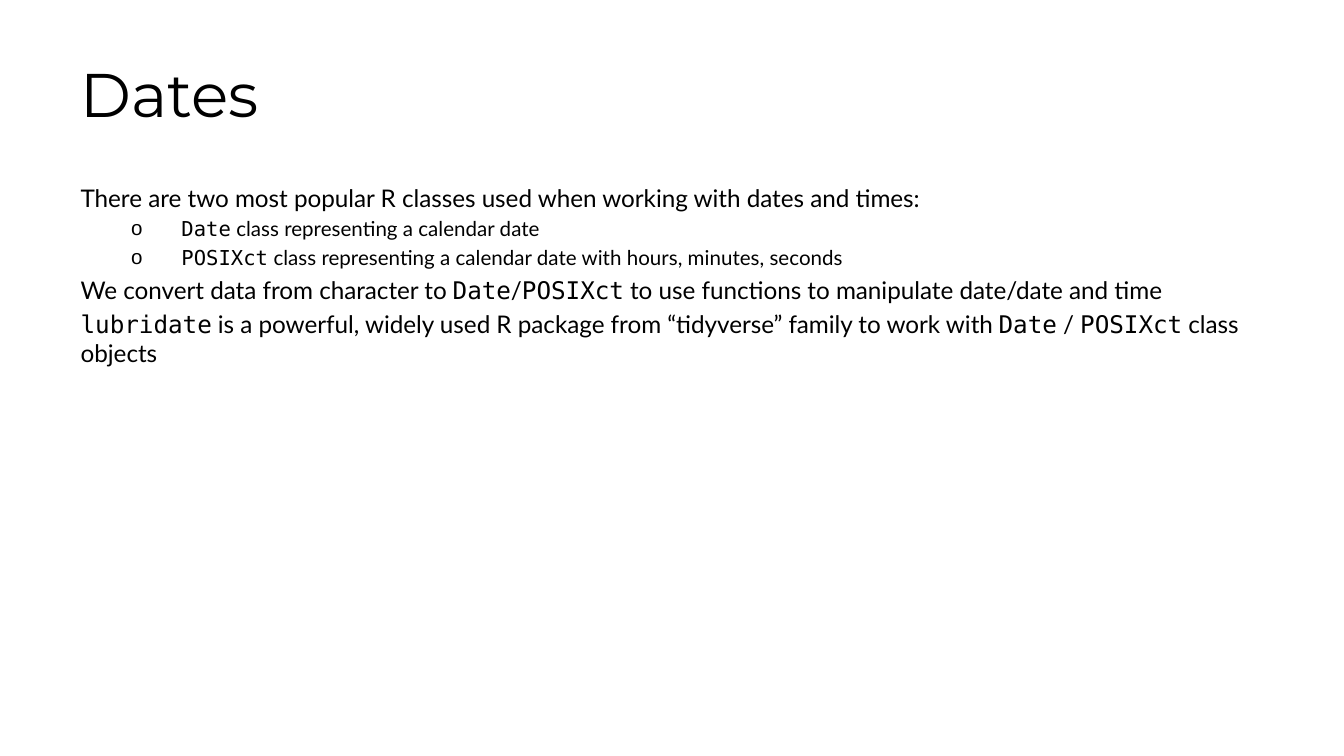
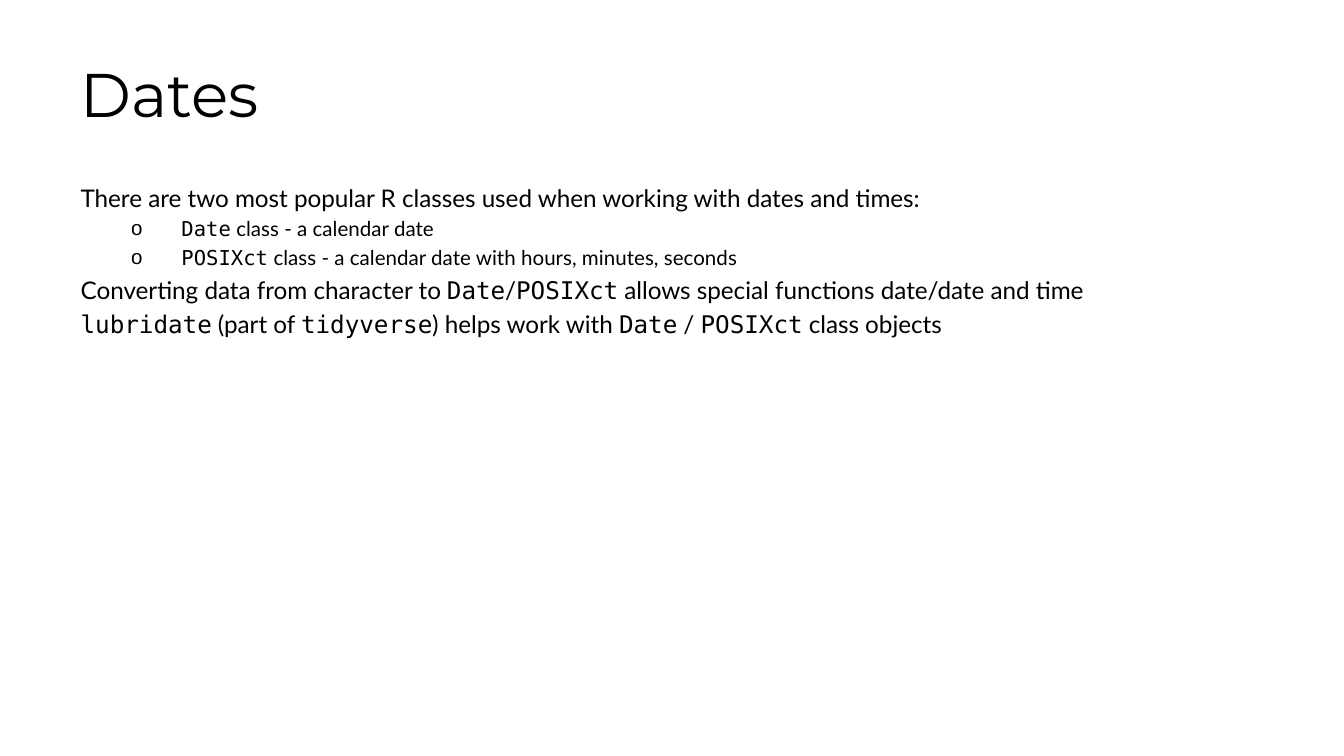
Before and after one commit to fhdsl/DaSEH, a slide deck: slide 17 of modules/Data_Classes/Data_Classes.pptx. Drawn at 1344x756 pixels with LibreOffice and Linux fonts; fonts in the diff are those of the drawing. Boxes give left, top, right and bottom in pixels: in the first picture for what was removed or moved away, otherwise in the second. Text is boxed around its words. In the diff, an @@ line names an element or a change of style, - is before the commit and + after.

```diff
--- a/modules/Data_Classes/Data_Classes.pptx
+++ b/modules/Data_Classes/Data_Classes.pptx
@@ text at [81,221,1084,338]: text changed @@
-  o Date class representing a calendar date
-  o POSIXct class representing a calendar date with hours, minutes, seconds
-We convert data from character to Date/POSIXct to use functions to manipulate date/date and time
-lubridate is a powerful, widely used R package from “tidyverse” family to work with Date / POSIXct class objects
+  o Date class - a calendar date
+  o POSIXct class - a calendar date with hours, minutes, seconds
+Converting data from character to Date/POSIXct allows special functions date/date and time
+lubridate (part of tidyverse) helps work with Date / POSIXct class objects
```
Also in this commit, not shown: 2 other slides changed, 3 other files.
